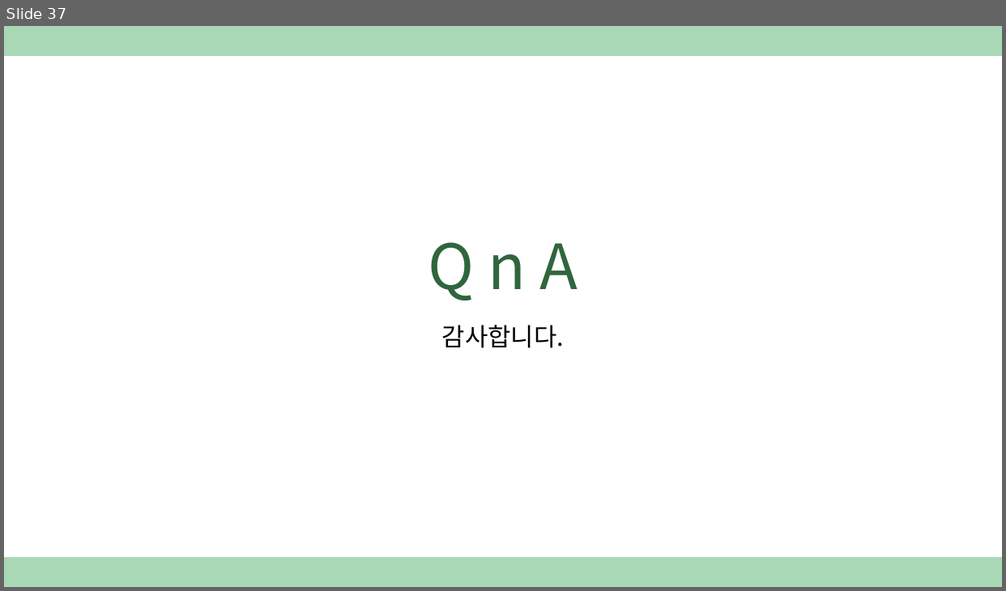
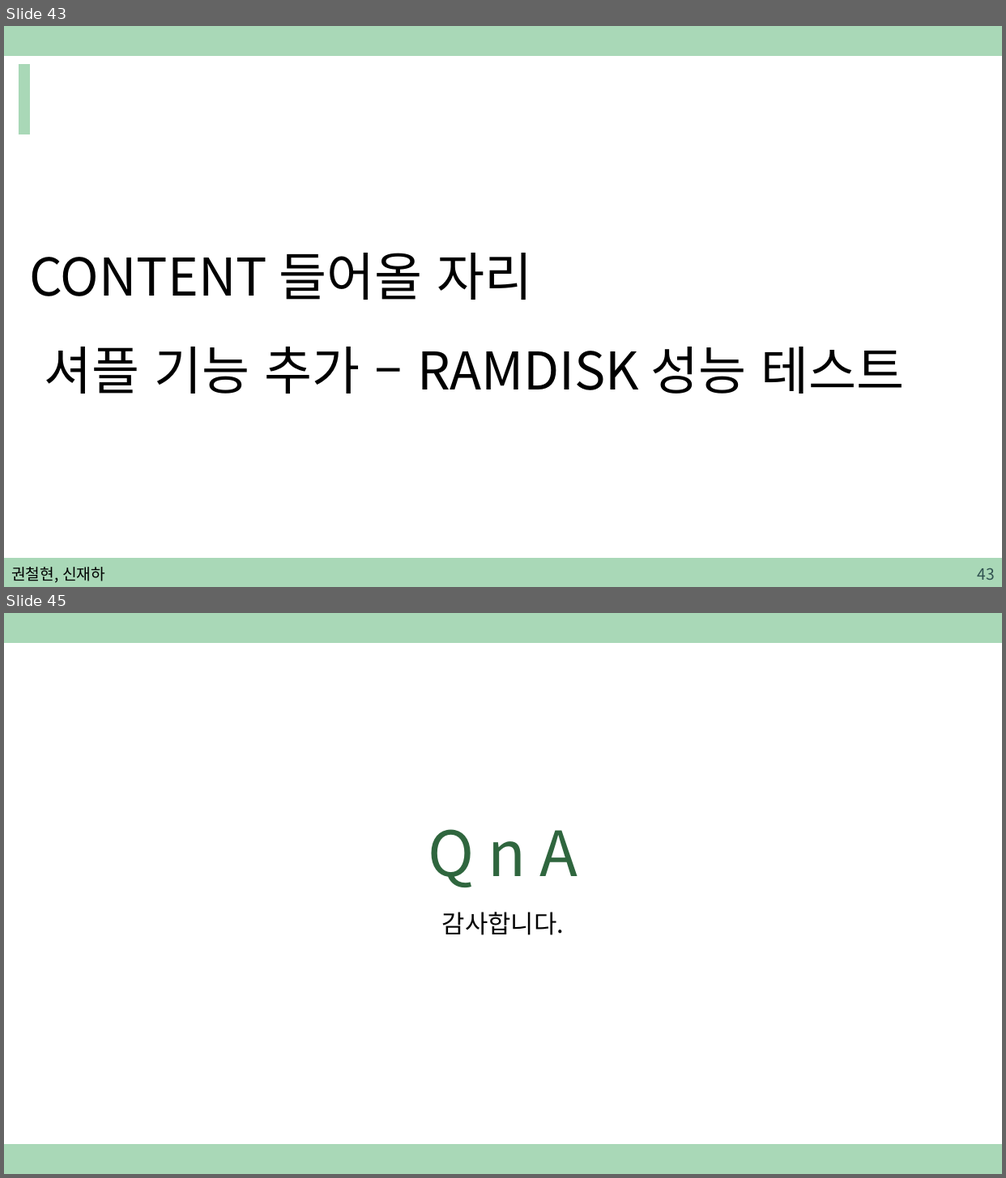
Before and after one commit to sjh4287/capston, a slide deck: 2022.02.18/권철현,신재하.pptx. Shown one above the other, each under a label of ours: slide 37 before the commit, slides 43 and 45 after it; the slides between them are not shown. The pictures are 1006x591 and 1006x1178 pixels, drawn with LibreOffice and Linux fonts; fonts in the diff are those of the drawing. Boxes give left, top, right and bottom in pixels: in the first picture for what was removed or moved away, otherwise in the second. Text is boxed around its words. In the diff, an @@ line names an element or a change of style, - is before the commit and + after.

```diff
--- a/2022.02.18/권철현,신재하.pptx
+++ b/2022.02.18/권철현,신재하.pptx
@@ slide 43 added at box(4, 26, 1002, 587), background #FFFFFF; not listed: 1 template element that a slide beside it also shows @@
@@ rectangle added at box(19, 65, 29, 134), fill #A9D8B7, outline #A9D8B7 1 pt @@
@@ text added at box(29, 253, 905, 394), 50 pt, text #000000 @@
+CONTENT 들어올 자리
+셔플 기능 추가 – RAMDISK 성능 테스트
@@ rectangle added at box(4, 559, 1002, 587), fill #A9D8B7, outline #A9D8B7 1 pt @@
@@ text added at box(11, 567, 105, 583), 15 pt, text #000000 @@
+권철현, 신재하
@@ page number added at box(977, 569, 994, 580), 15 pt, text #305250 @@
+43
@@ what was slide 37 is now slide 45 @@
```
Also in this commit, not shown: 35 slides changed, 7 other slides added.
